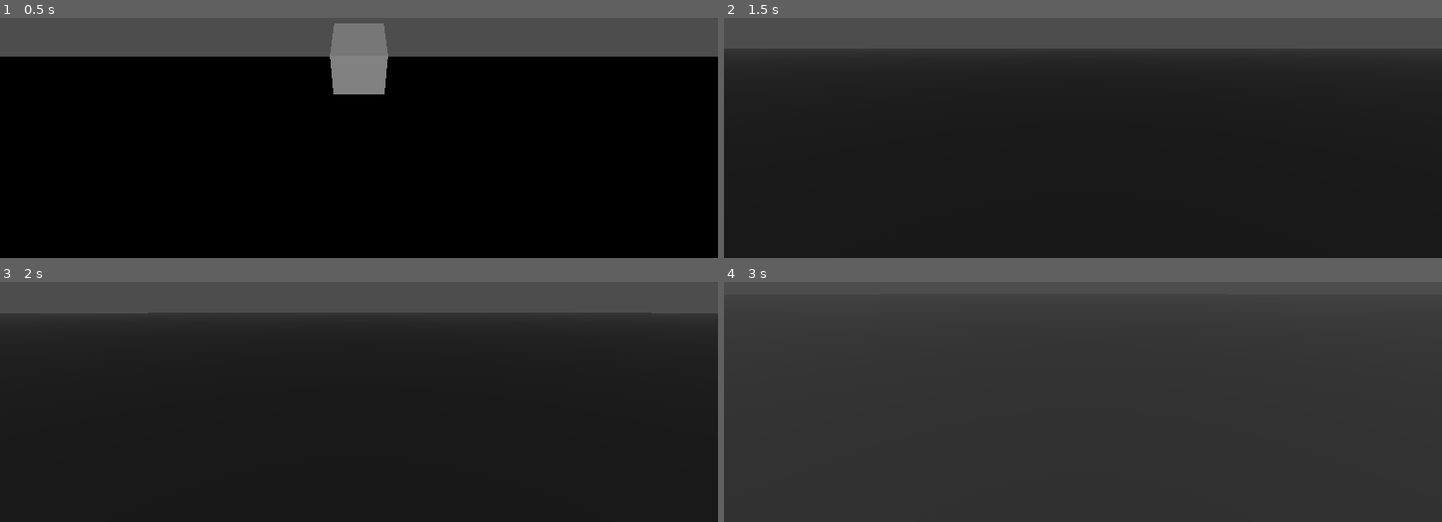
Above: before the commit, frames 1-4 (two rows, left to right).
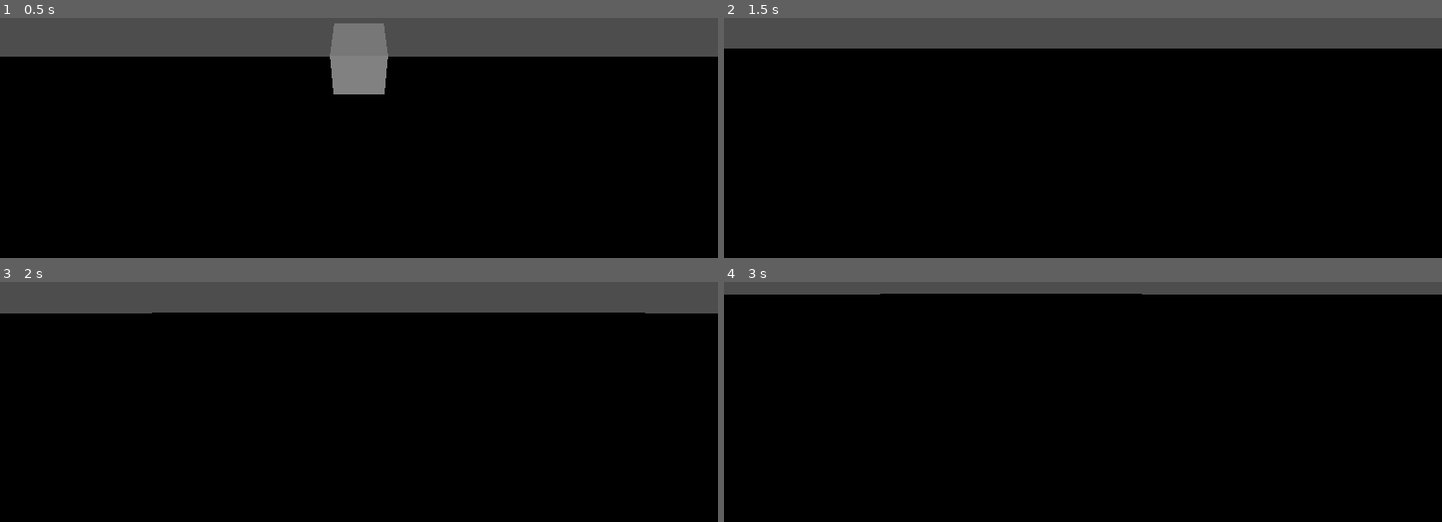
Above: after the commit, the same moments.

Repository: EpiclyRaspberry/Dodge-Onix-3D-Remaster
Game: Godot game, scene res://main.tscn
Same seed, same stepped clock (60 frames per second), same inputs: the game is played once before the commit and once after it.
Inputs (mouse positions are in pixels of both pictures, inside the frame that each line leads up to):
- Up to frame 1 (0.5 s): no input
- Up to frame 2 (1.5 s): tap Enter (ui_accept) at 0.5 s; move the mouse to (1240, 37) at 0.52 s; hold D (right) 0.53-1.28 s; hold Enter (ui_accept) 0.53-1.28 s; move the mouse to (1047, 58) at 1.27 s; hold W (forward) from 1.28 s (still down); tap Ctrl (crouch) at 1.35 s
- Up to frame 3 (2 s): keep holding W (forward); tap Enter (ui_accept) at 1.52, 1.55, 1.82 s
- Up to frame 4 (3 s): keep holding W (forward); tap Enter (ui_accept) at 2 s; move the mouse to (1097, 313) at 2.02 s; hold Enter (ui_accept) 2.03-2.78 s; move the mouse to (1075, 327) at 2.77 s; tap Ctrl (crouch) at 2.85 s

Frame 1 is identical in both runs. In frame 2, 75% of the frame differs, in the area x 0-100%, y 12-100%; in frame 3, 75%; in frame 4, 95%, in the area x 0-100%, y 4-100%.

Commit message:
fire

Diff:
--- a/main.tscn
+++ b/main.tscn
@@ -11,6 +11,9 @@
 [sub_resource type="BoxMesh" id="BoxMesh_3458g"]
 
 [node name="main" type="Node3D"]
+
+[node name="DirectionalLight3D" type="DirectionalLight3D" parent="."]
+transform = Transform3D(0.996583, -0.0825995, 0, 0.0825995, 0.996583, 0, 0, 0, 1, 0, 1230.73, 0)
 
 [node name="MeshInstance3D" type="MeshInstance3D" parent="."]
 transform = Transform3D(1, 0, 0, 0, 0.766762, -0.641932, 0, 0.641932, 0.766762, 0, 0, -5.22754)
@@ -27,9 +30,6 @@
 [node name="Camera3D" type="Camera3D" parent="CharacterBody3D/Neck"]
 transform = Transform3D(1, 0, 0, 0, 1, 0, 0, 0, 1, 0, 0.692235, 0)
 
-[node name="DirectionalLight3D" type="DirectionalLight3D" parent="CharacterBody3D/Neck/Camera3D"]
-transform = Transform3D(1, 0, 0, 0, 1, 0, 0, 0, 1, 0, -0.0150173, 0)
-
 [node name="StaticBody3D" type="StaticBody3D" parent="."]
 transform = Transform3D(1, 0, 0, 0, 1, 0, 0, 0, 1, 0, -2.14033, 0)
 
--- a/player.gd
+++ b/player.gd
@@ -1,8 +1,10 @@
 extends CharacterBody3D
 
 
-const SPEED = 5.0
+const SPEED = 5
 const JUMP_VELOCITY = 4.5
+
+var ACCERATION = 0
 
 # Get the gravity from the project settings to be synced with RigidDynamicBody nodes.
 var gravity: float = ProjectSettings.get_setting("physics/3d/default_gravity")
@@ -15,39 +17,35 @@
 		if event is InputEventMouseMotion:
 			neck.rotate_y(-event.relative.x * 0.01)
 			camera.rotate_x(-event.relative.y * 0.01)
-			camera.rotation.x = clamp(camera.rotation.x, deg_to_rad(-30), deg_to_rad(60))
-
-func _ready():
-	get_tree().paused = false
-
+			camera.rotation.x = clamp(camera.rotation.x, deg_to_rad(-90), deg_to_rad(90))
 
 func _physics_process(delta: float) -> void:
 	# Add the gravity.
 	if not is_on_floor():
 		velocity.y -= gravity * delta
 
-	if Input.is_action_just_released("ui_cancel"):
-		get_tree().paused = true
-
 	if Input.is_action_pressed("crouch"):
 		$CollisionShape3D.scale.y = 0.5
 	else:
 		$CollisionShape3D.scale.y = 1
 
-
 	# Handle Jump.
-	if Input.is_action_just_pressed("ui_accept") and is_on_floor():
+	if Input.is_action_pressed("ui_accept") and is_on_floor():
 		velocity.y = JUMP_VELOCITY
 
-	# Get the input direction and handle the movement/deceleration.
-	# As good practice, you should replace UI actions with custom gameplay actions.
 	var input_dir := Input.get_vector("left", "right", "forward", "back")
 	var direction = (neck.transform.basis * Vector3(input_dir.x, 0, input_dir.y)).normalized()
+
 	if direction:
-		velocity.x = direction.x * SPEED
-		velocity.z = direction.z * SPEED
+		print(direction)
+		ACCERATION += 0.1
+		print(direction)
+		velocity.x = direction.x * SPEED * ACCERATION
+		velocity.z = direction.z * SPEED * ACCERATION
 	else:
-		velocity.x = move_toward(velocity.x, 0, SPEED)
-		velocity.z = move_toward(velocity.z, 0, SPEED)
+		velocity.x = ACCERATION * SPEED
+		velocity.z = ACCERATION * SPEED
+
+	print(velocity)
 
 	move_and_slide()
